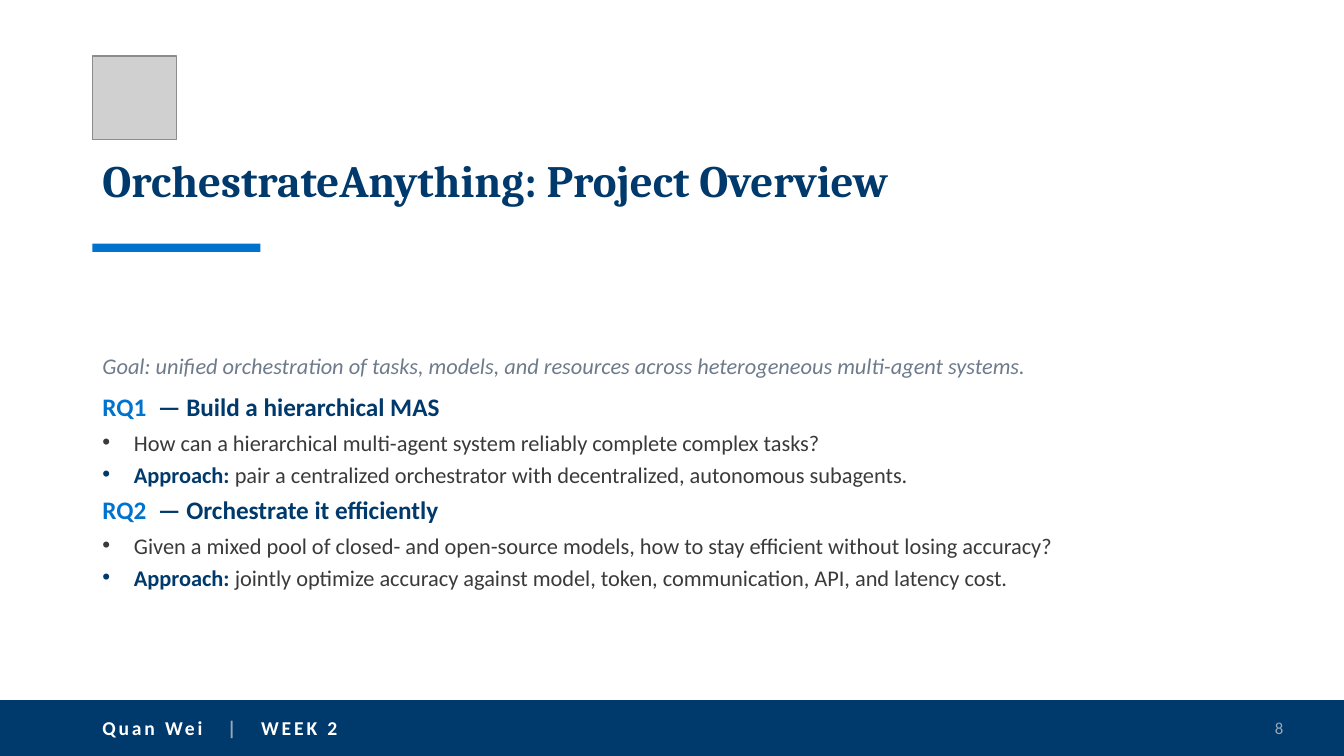
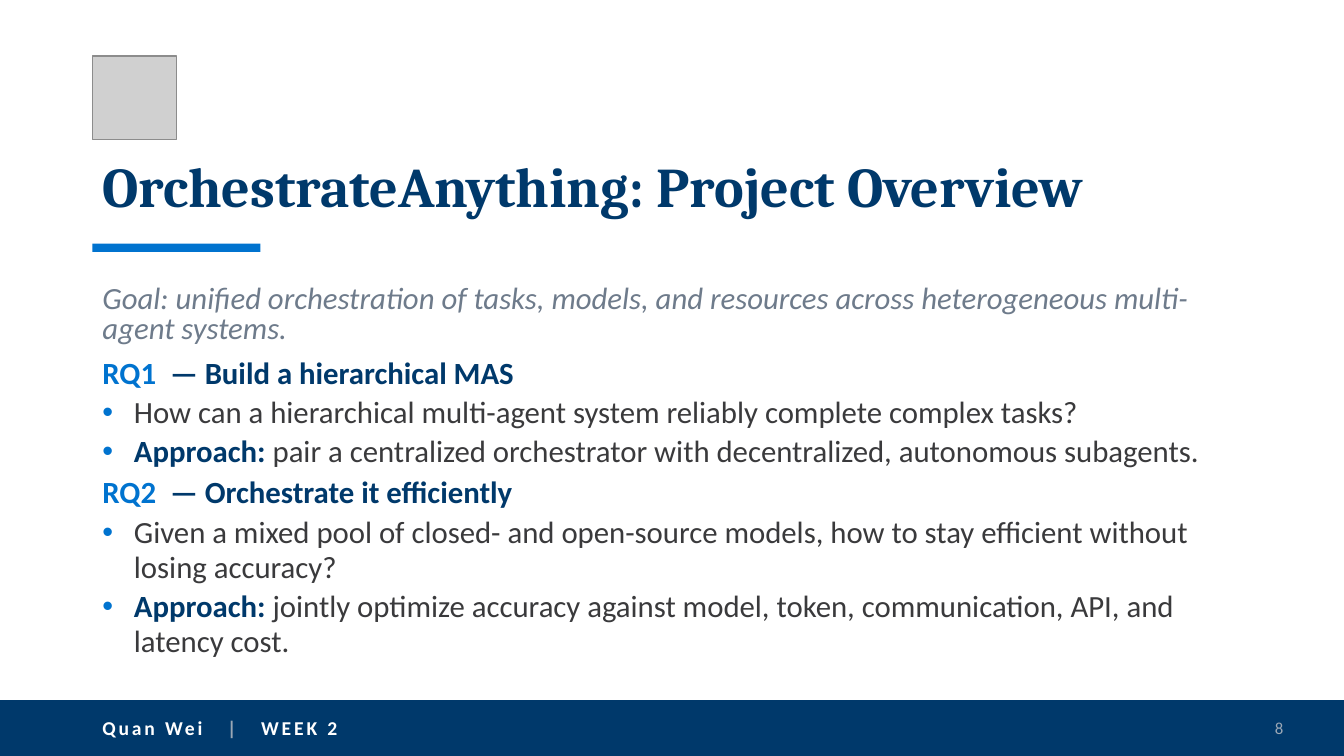
Before and after one commit to quanwei0/summer_intern, a slide deck: slide 8 of project_update.pptx. Drawn at 1344x756 pixels with LibreOffice and Linux fonts; fonts in the diff are those of the drawing; grey boxes stand for pictures. Boxes give left, top, right and bottom in pixels: in the first picture for what was removed or moved away, otherwise in the second. Text is boxed around its words. In the diff, an @@ line names an element or a change of style, - is before the commit and + after.

```diff
--- a/project_update.pptx
+++ b/project_update.pptx
@@ title "OrchestrateAnything: Project Overview" at [102, 168, 1083, 220]: size 32 to 40 pt @@
@@ text "Goal: unified orchestration of tasks, ..." at [102, 287, 1198, 657]: size 16 to 22 pt in "Goal: unified orchestration of tasks, models, and ...", "How can a hierarchical multi-agent system reliably ...", "Approach: pair a centralized orchestrator with decentralized ...", "Given a mixed pool of closed- and ..." and 1 more places; size 18 to 22 pt in "RQ1 — Build a hierarchical MAS", "RQ2 — Orchestrate it efficiently"; line spacing 0.9 to 0.8; line spacing 1.06 to 0.96 @@
```
Also in this commit, not shown: 11 other slides changed, 5 slides added.
